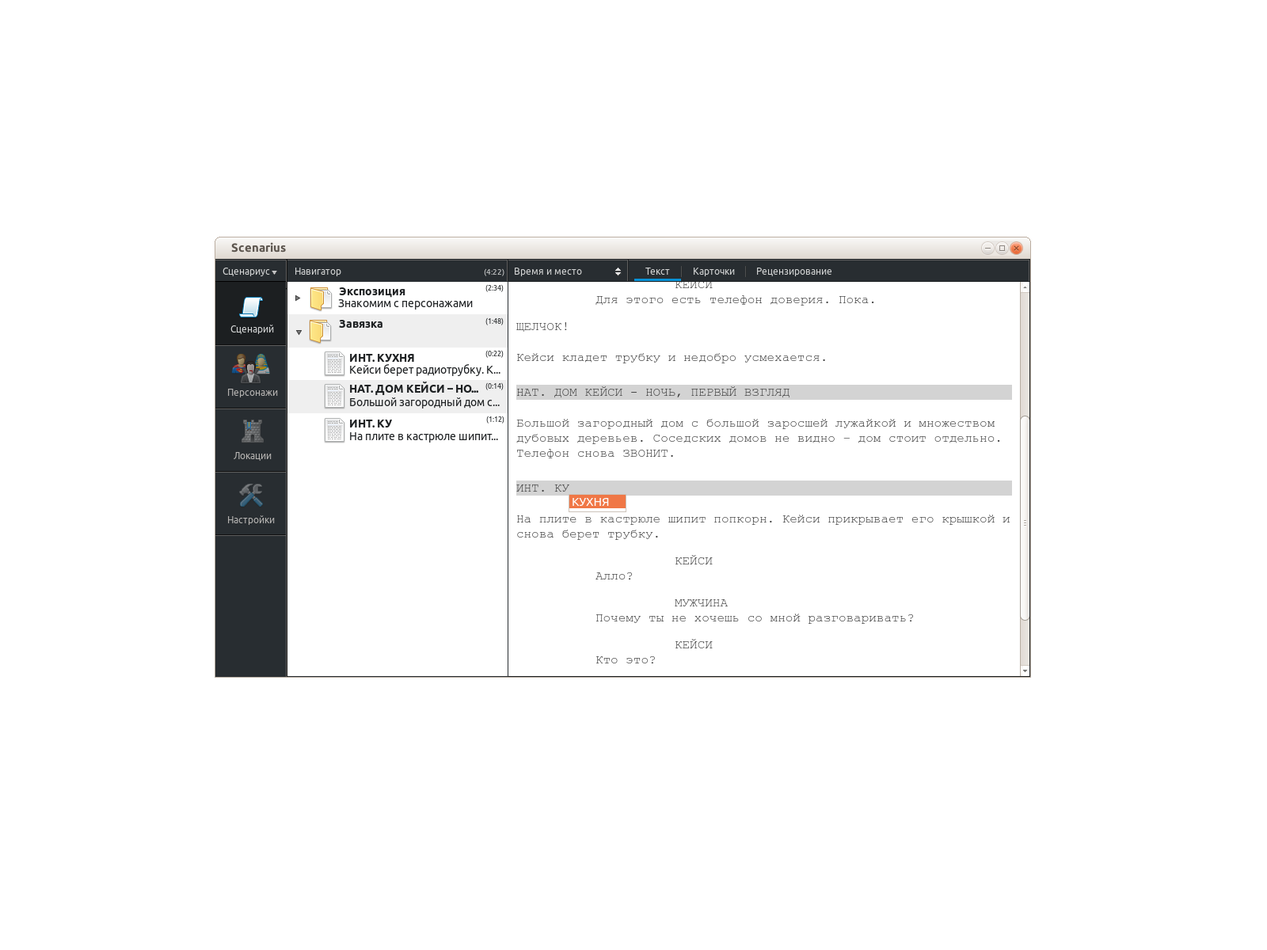
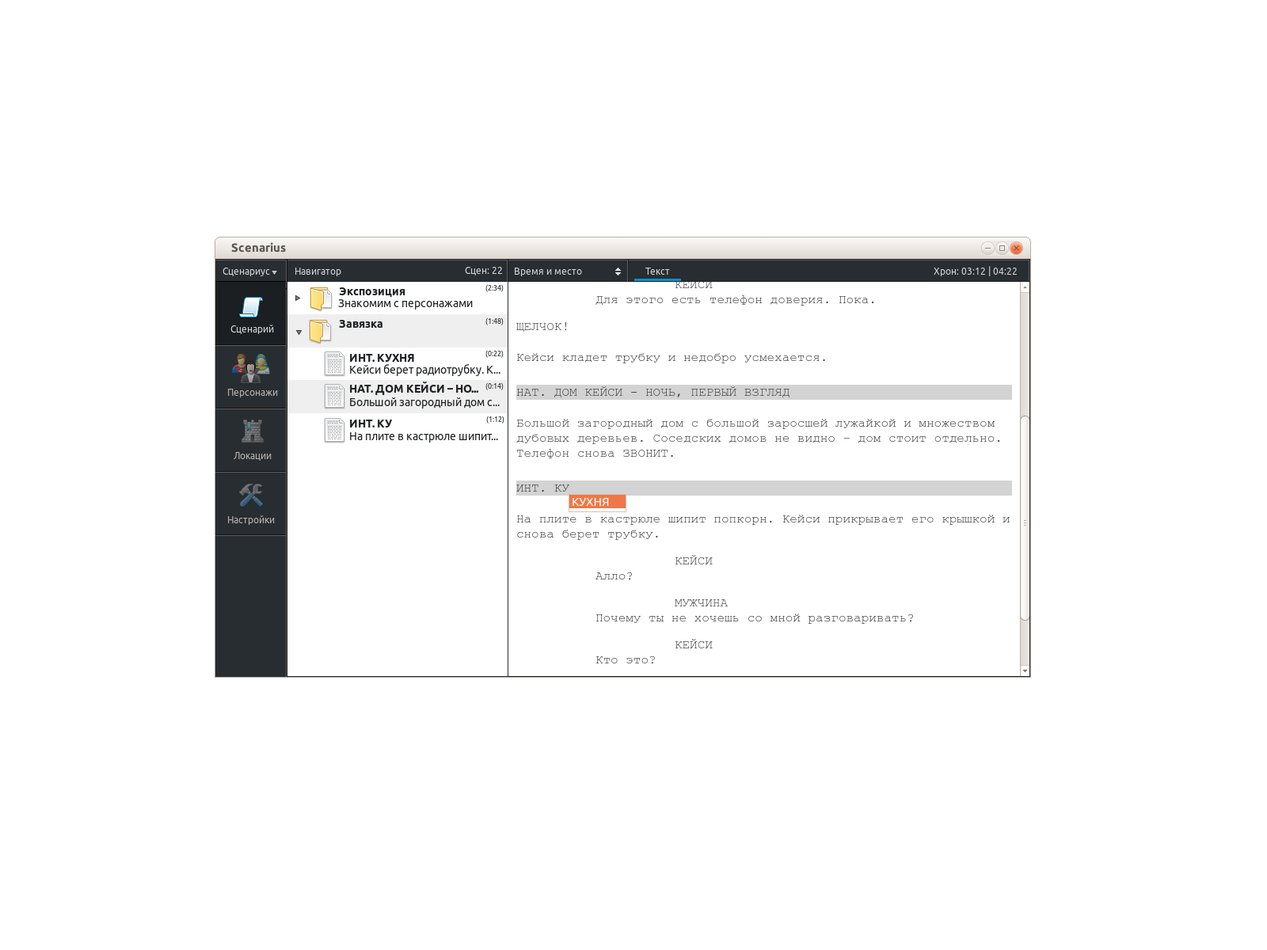
Comparing the layer stacks of the two 1267 x 950 images. Changes:
renamed "(4:22)" to "Сцен: 22", painted on it over [464, 266, 505, 277]
hid "Разделитель" over [680, 266, 683, 278]
hid "Карточки" over [693, 267, 735, 277]
hid "Копия Разделитель" over [744, 266, 747, 278]
hid "Рецензирование" over [756, 267, 833, 277]
added layer "Хрон: 03:12 | 04:22" in group "Отображение редактора" over [933, 266, 1017, 277]
